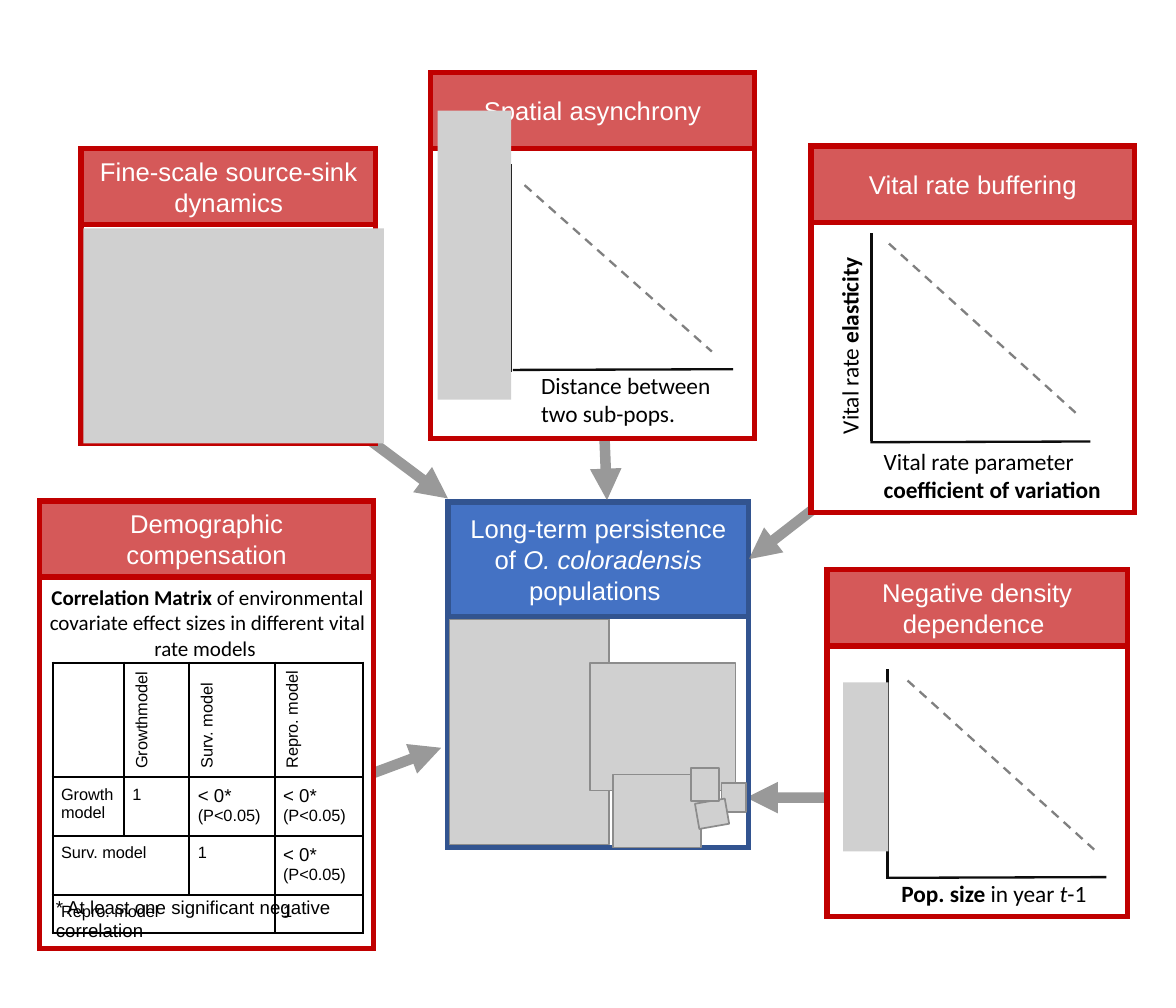
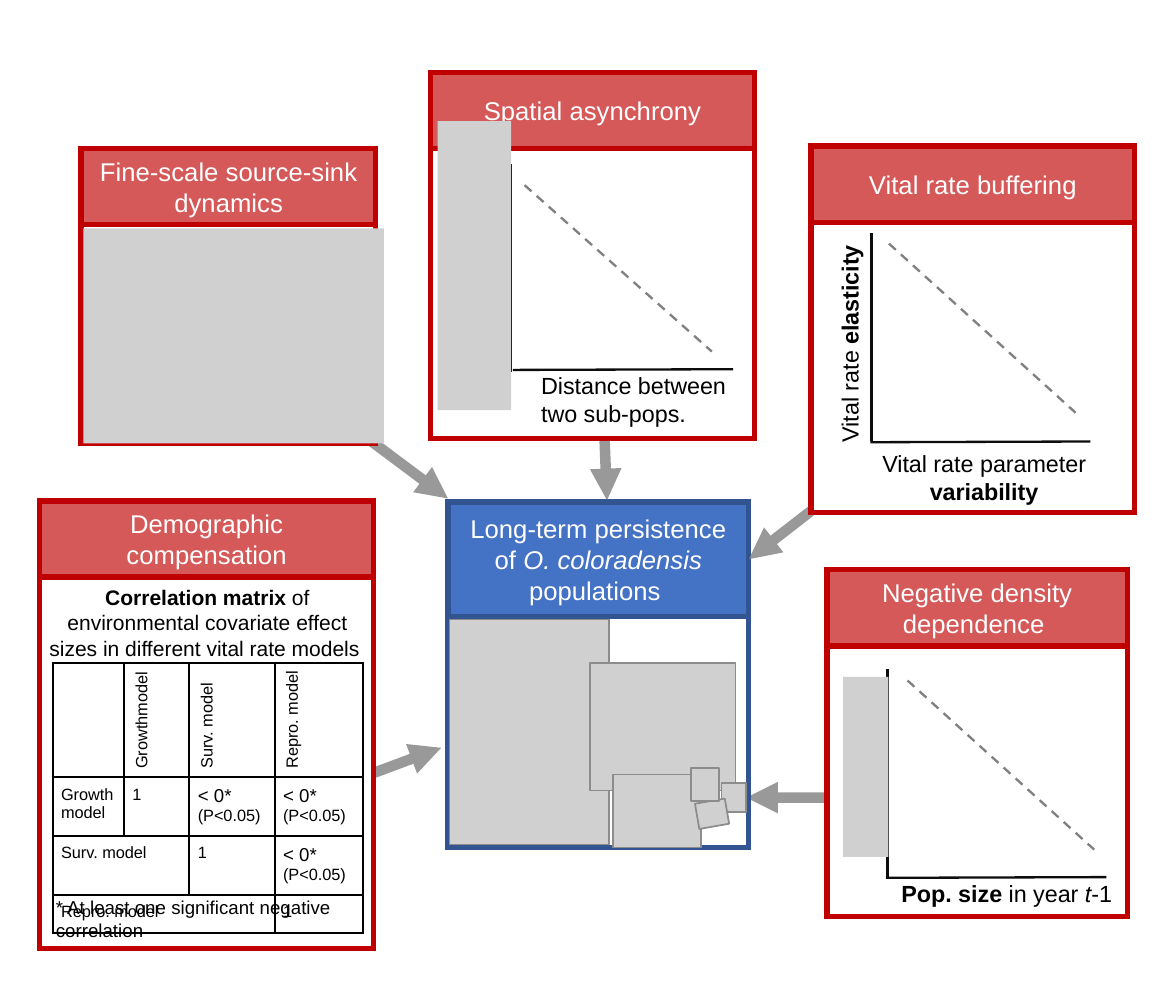
Before and after one commit to aestears/COBP_analysis, a slide deck: slide 1 of figures/COBP_conceptualDiagram.pptx. Drawn at 1176x1008 pixels with LibreOffice and Linux fonts; fonts in the diff are those of the drawing; grey boxes stand for pictures. Boxes give left, top, right and bottom in pixels: in the first picture for what was removed or moved away, otherwise in the second. Text is boxed around its words. In the diff, an @@ line names an element or a change of style, - is before the commit and + after.

```diff
--- a/figures/COBP_conceptualDiagram.pptx
+++ b/figures/COBP_conceptualDiagram.pptx
@@ picture: place and size @@
-picture at (437,111,511,400)
+picture at (437,121,511,410)
@@ text "Vital rate elasticity": place and size @@
-text "Vital rate elasticity" at (836,265,864,433)
+text "Vital rate elasticity" at (838,254,864,441)
@@ text at (882,455,1086,505): text changed; font Calibri to Arial; bold off @@
-Vital rate parameter coefficient of variation
+Vital rate parameter variability
@@ text at (49,589,360,657): text changed; font Calibri to Arial @@
-Correlation Matrix of environmental covariate effect sizes in different vital rate models
+Correlation matrix of environmental covariate effect sizes in different vital rate models
@@ picture: place and size @@
-picture at (843,682,889,852)
+picture at (843,677,889,857)
@@ font Calibri to Arial in 3 elements at (541,377,726,427), (838,254,864,441), (901,885,1112,907) @@
```
Also in this commit, not shown: 9 other files.
